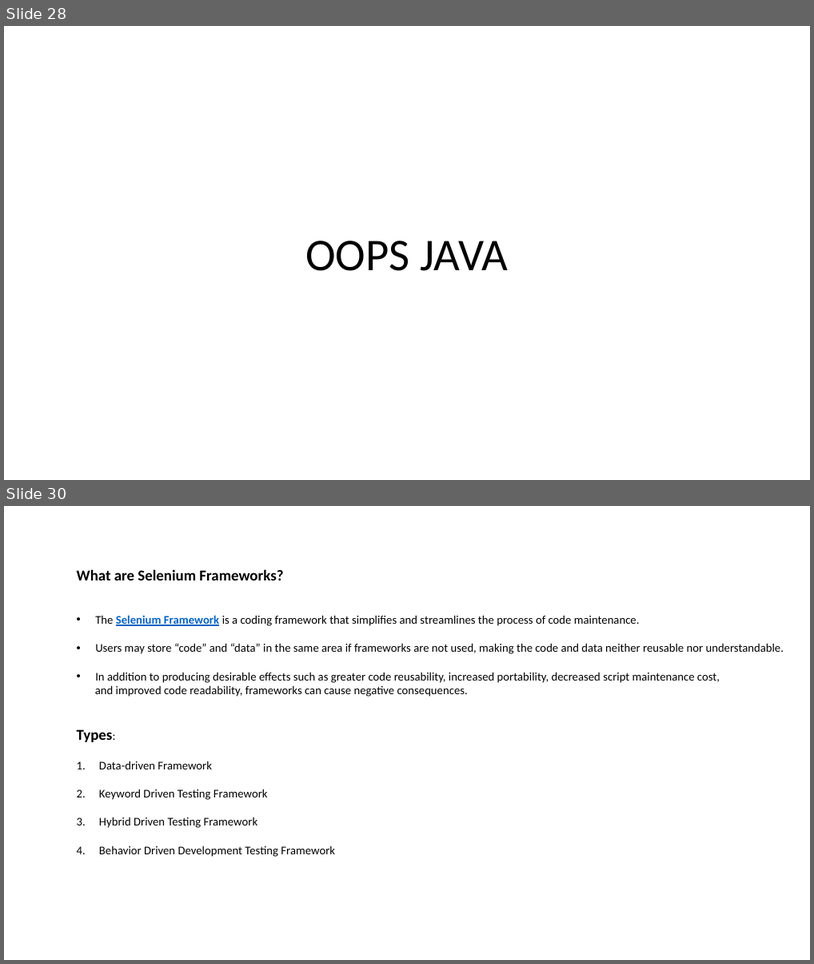
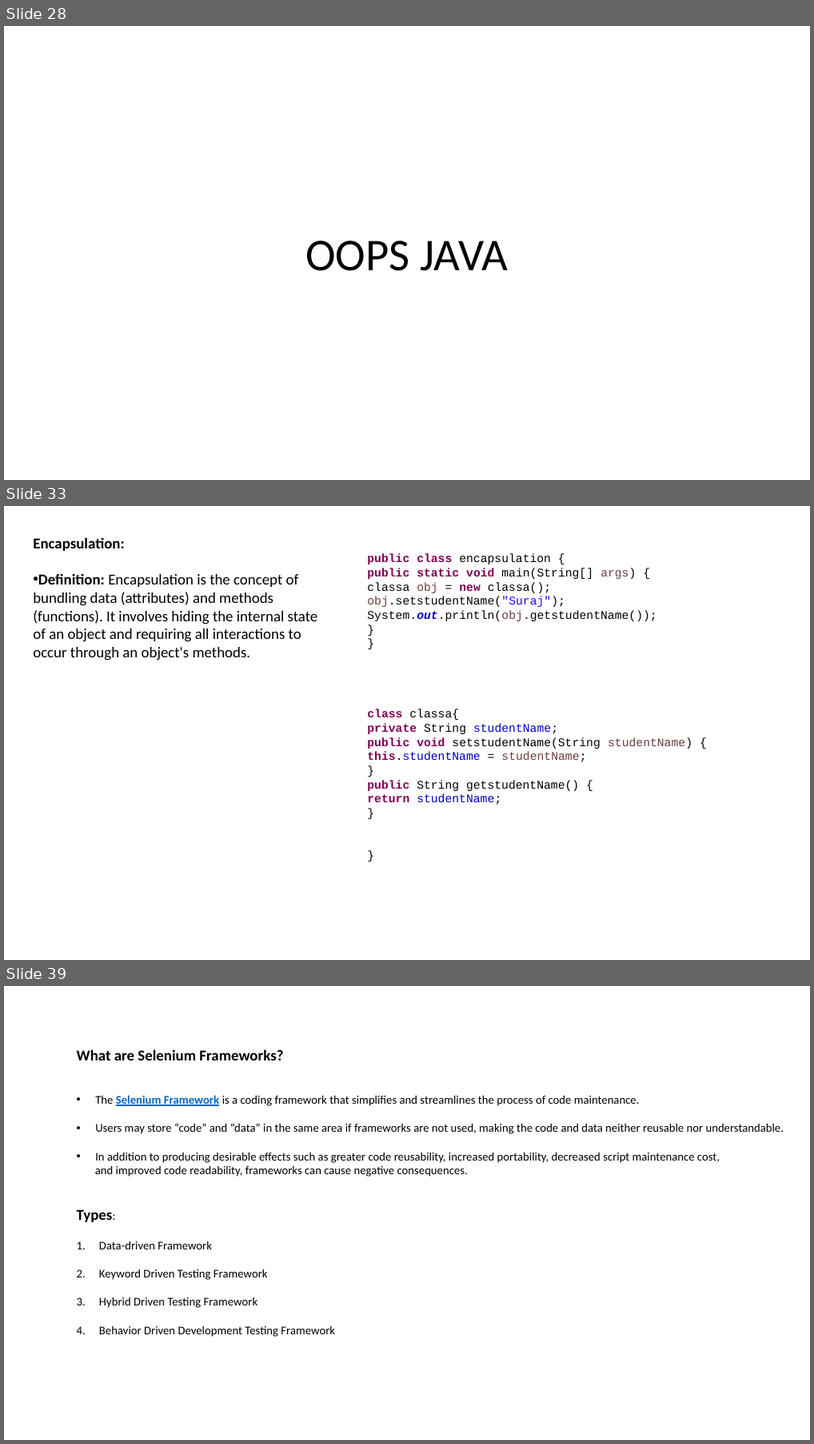
Before and after one commit to SoorajSundar1505/seleniumTraining, a slide deck: Selenium.pptx. Shown one above the other, each under a label of ours: slides 28 and 30 before the commit, slides 28, 33 and 39 after it; the slides between them are not shown. The pictures are 814x964 and 814x1444 pixels, drawn with LibreOffice and Linux fonts; fonts in the diff are those of the drawing. Boxes give left, top, right and bottom in pixels: in the first picture for what was removed or moved away, otherwise in the second. Text is boxed around its words. In the diff, an @@ line names an element or a change of style, - is before the commit and + after.

```diff
--- a/Selenium.pptx
+++ b/Selenium.pptx
@@ slide 33 added at bbox=[4, 506, 810, 960], background #FFFFFF @@
@@ text added at bbox=[33, 537, 318, 660], 18 pt, text #000000 @@
+Encapsulation:
+• Definition: Encapsulation is the concept of bundling data (attributes) and methods (functions). It involves hiding the internal state of an object and requiring all interactions to occur through an object's methods.
@@ text added at bbox=[367, 554, 693, 804], 14 pt, text #000000 @@
+public class encapsulation {
+public static void main(String[] args) {
+classa obj = new classa();
+obj.setstudentName("Suraj");
+System.out.println(obj.getstudentName());
+}
+}
+class classa{
+private String studentName;
+public void setstudentName(String studentName) {
+this.studentName = studentName;
+}
+public String getstudentName() {
+return studentName;
+}
+}
@@ what was slide 30 is now slide 39 @@
```
Also in this commit, not shown: 8 other slides added.
